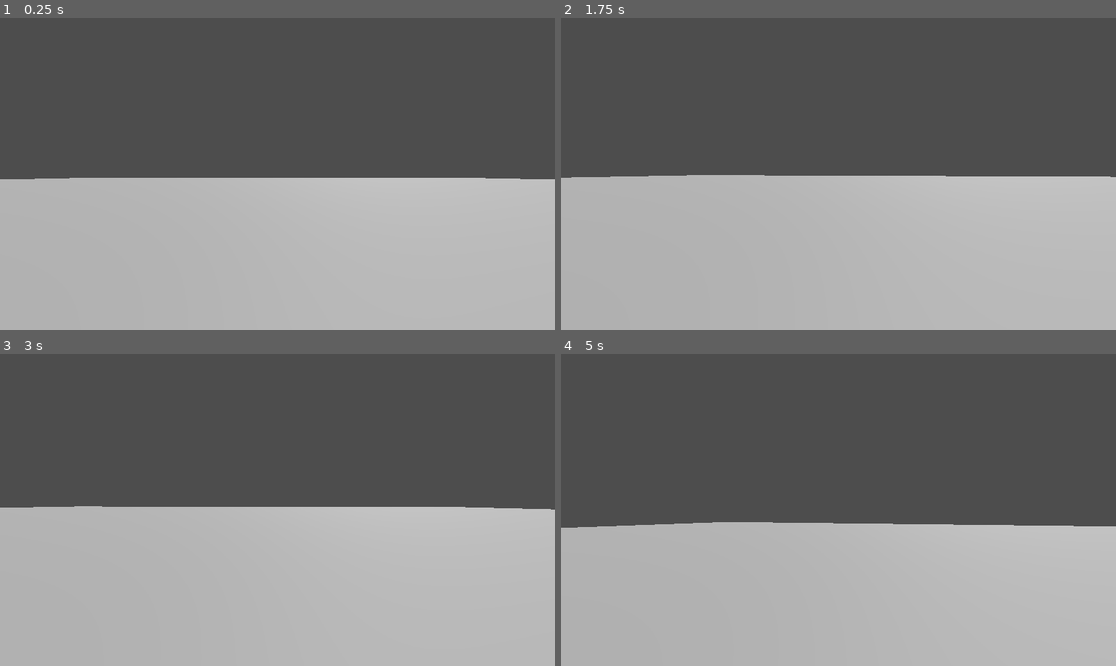
Above: before the commit, frames 1-4 (two rows, left to right).
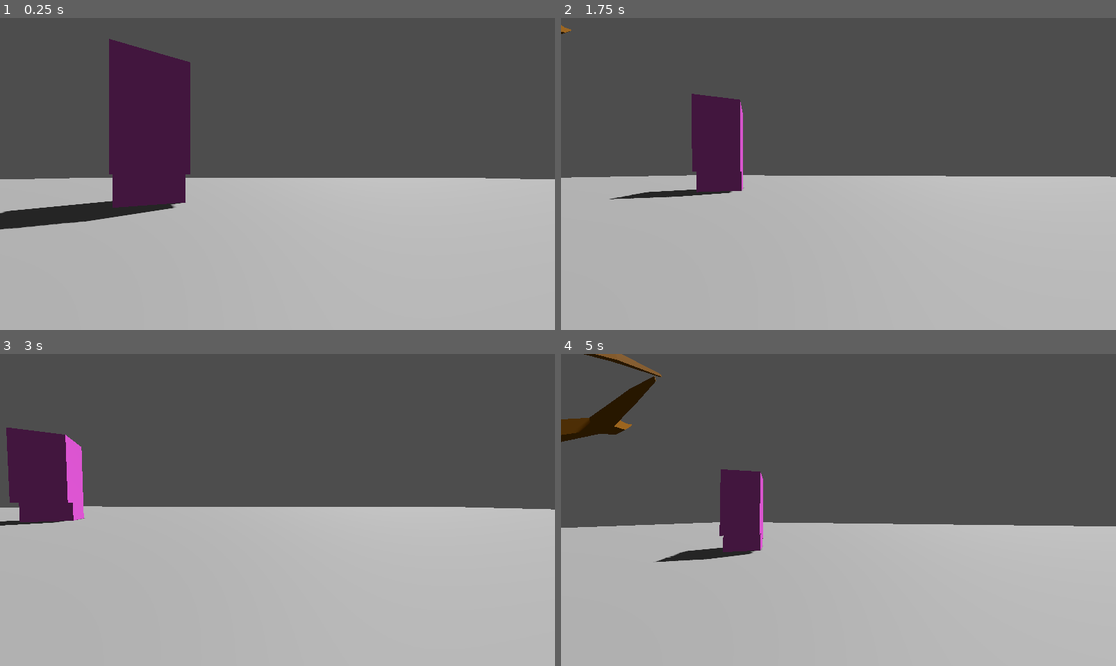
Above: after the commit, the same moments.

Repository: thedevbones/project-hillbilly
Game: Godot game, scene res://world.tscn
Two runs of this game, one before a commit and one after it. Both use one fixed random seed, a clock stepped at 60 frames per second and the inputs below.
Inputs (mouse positions are in pixels of both pictures, inside the frame that each line leads up to):
- Up to frame 1 (0.25 s): no input
- Up to frame 2 (1.75 s): tap Enter at 0.5 s; move the mouse to (866, 174) at 0.52 s; hold D (walk_right) 0.53-1.28 s; tap W (walk_foward) at 0.6, 1.35 s; tap Space (jump) at 0.77, 1.52 s; move the mouse to (810, 174) at 1.27 s; hold S (walk_back) from 1.28 s (still down)
- Up to frame 3 (3 s): move the mouse to (288, 503) at 2.02 s; release S (walk_back) at 2.03 s; hold D (walk_right) from 2.03 s (still down); tap W (walk_foward) at 2.1, 2.85 s; move the mouse to (271, 516) at 2.77 s
- Up to frame 4 (5 s): tap Space (jump) at 3.02, 3.77, 4.52 s; move the mouse to (877, 513) at 3.52 s; release D (walk_right) at 3.53 s; hold A (walk_left) from 3.53 s (still down); tap W (walk_foward) at 3.6, 4.35 s; move the mouse to (794, 506) at 4.27 s

The runs differ from the first frame. In frame 1, 8.5% of the frame differs, in the area x 0-35%, y 6-68%; in frame 2, 3.1%; in frame 3, 3.8%; in frame 4, 3.8%.

Commit message:
Created and imported 3D Tree01

Diff:
--- a/world.tscn
+++ b/world.tscn
@@ -1,6 +1,8 @@
-[gd_scene load_steps=5 format=3 uid="uid://dpu8u0h73r1dy"]
+[gd_scene load_steps=7 format=3 uid="uid://dpu8u0h73r1dy"]
 
 [ext_resource type="Script" path="res://Player.gd" id="1_1ouke"]
+[ext_resource type="PackedScene" uid="uid://do1ldmsk8lsn8" path="res://assests/testImport.glb" id="2_x5k7m"]
+[ext_resource type="PackedScene" uid="uid://lfy5yl3iyvqq" path="res://assests/tree01.glb" id="3_2k5bm"]
 
 [sub_resource type="CapsuleShape3D" id="CapsuleShape3D_hnuiv"]
 
@@ -33,3 +35,9 @@
 transform = Transform3D(1, 0, 0, 0, 1, 0, 0, 0, 1, 0, -0.25, 0)
 use_collision = true
 size = Vector3(100, 0.5, 100)
+
+[node name="testImport" parent="." instance=ExtResource("2_x5k7m")]
+transform = Transform3D(0.561289, 0, -0.82762, 0, 1, 0, 0.82762, 0, 0.561289, -4.6174, 4.76837e-07, -7.40462)
+
+[node name="tree01" parent="." instance=ExtResource("3_2k5bm")]
+transform = Transform3D(1, 0, 0, 0, 1, 0, 0, 0, 1, -7.51045, 4.76837e-07, 0.51906)
Binary file added: assests/testImport.glb
Not shown, added: assests/testImport.glb.import
Binary file added: assests/tree01.glb
Not shown, added: assests/tree01.glb.import
